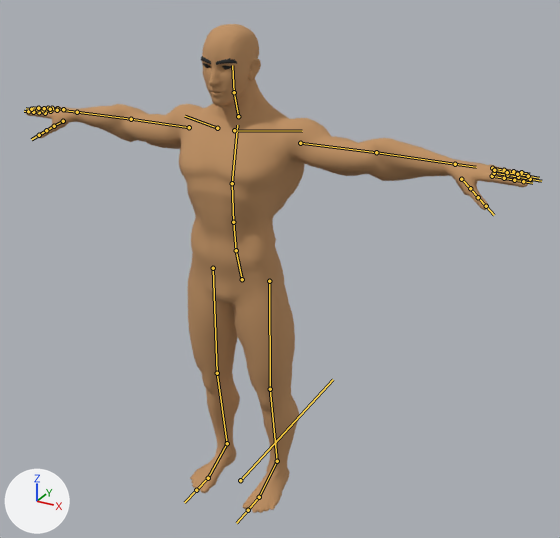
Before and after pictures for a commit that changed the glTF model Project/Resources/Model/Mattyo/Mattyo.gltf.
Before and after are seen from a camera (50 mm lens) standing at (1.3, -2.05, 1.96) and looking at (0.13, 0.07, 0.89). Arrows for +X, +Y and +Z are at lower left; the lights stay in place. The bones that bend it are drawn over the model as lines.

The first picture shows 'Eyebrows', 'Eyes', 'SuperHero_Male'.
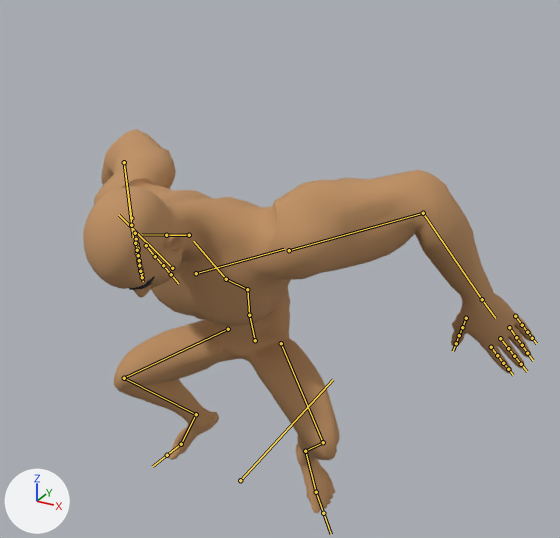
The newer file adds an action. The first version stands in its rest pose; the second is drawn at frame 0 of the action 'WinPose'.

The change in detail:
Bone 'pelvis' (bone_pelvis) moves from (0.0, 0.0, 0.0) to (0.0, -0.293, 0.0).
Bone 'spine_02' (bone_spine_02) turns from (0, 0, 0) to (54, 0, 0) degrees about its own x, y and z.
Bone 'spine_02' (bone_spine_02) is rescaled from (1.0, 1.0, 1.0) to (1.26, 1.26, 1.26).
Bone 'spine_03' (bone_spine_03) is rescaled from (1.0, 1.0, 1.0) to (1.11, 1.11, 1.11).
Bone 'Head' (bone_head) turns from (0, 0, 0) to (14, 0, 0) degrees about its own x, y and z.
Bone 'upperarm_l' (bone_upperarm_l) turns from (0, 0, 0) to (-36, 26, -55) degrees about its own x, y and z.
Bone 'upperarm_l' (bone_upperarm_l) is rescaled from (1.0, 1.0, 1.0) to (1.29, 1.28, 1.29).
Bone 'lowerarm_l' (bone_lowerarm_l) turns from (0, 0, 0) to (58, 0, 0) degrees about its own x, y and z.
Bone 'upperarm_r' (bone_upperarm_r) turns from (0, 0, 0) to (-36, -26, 55) degrees about its own x, y and z.
Bone 'upperarm_r' (bone_upperarm_r) is rescaled from (1.0, 1.0, 1.0) to (1.29, 1.28, 1.29).
Bone 'lowerarm_r' (bone_lowerarm_r) turns from (0, 0, 0) to (58, 0, 0) degrees about its own x, y and z.
Bone 'thigh_l' (bone_thigh_l) turns from (0, 0, 0) to (-53, -41, -20) degrees about its own x, y and z.
Bone 'calf_l' (bone_calf_l) turns from (0, 0, 0) to (108, -8, 0) degrees about its own x, y and z.
Bone 'thigh_r' (bone_thigh_r) turns from (0, 0, 0) to (-53, 41, 20) degrees about its own x, y and z.
Bone 'calf_r' (bone_calf_r) turns from (0, 0, 0) to (108, 8, 0) degrees about its own x, y and z.

Where the change shows, as pixel boxes (x1, y1, x2, y2) in the pictures (560 x 538 px):
'SuperHero_Male', posed (11% narrower, 21% shorter): before (26, 24, 534, 513); after (83, 129, 534, 513)
'Eyebrows', posed: before (201, 56, 237, 68); after (129, 277, 155, 290)
'Eyes', posed (not visible afterwards): before (204, 65, 231, 70)
bone 'pelvis', root to tip: before (242, 279) to (236, 253); after (255, 340) to (250, 317)
bone 'spine_02', root to tip: before (233, 222) to (232, 183); after (247, 289) to (226, 279)
bone 'spine_03', root to tip: before (232, 183) to (237, 125); after (226, 279) to (193, 241)
bone 'Head', root to tip: before (234, 92) to (232, 65); after (166, 235) to (142, 234)
bone 'upperarm_l', root to tip: before (300, 143) to (376, 152); after (289, 250) to (423, 213)
bone 'lowerarm_l', root to tip: before (376, 152) to (455, 164); after (423, 213) to (482, 299)
bone 'upperarm_r', root to tip: before (189, 127) to (131, 119); after (131, 218) to (124, 162)
bone 'lowerarm_r', root to tip: before (131, 119) to (77, 112); after (124, 162) to (131, 225)
bone 'thigh_l', root to tip: before (269, 281) to (270, 389); after (281, 343) to (323, 442)
bone 'calf_l', root to tip: before (270, 389) to (277, 461); after (323, 442) to (305, 451)
bone 'thigh_r', root to tip: before (213, 268) to (217, 373); after (228, 329) to (124, 378)
bone 'calf_r', root to tip: before (217, 373) to (227, 443); after (124, 378) to (196, 414)
